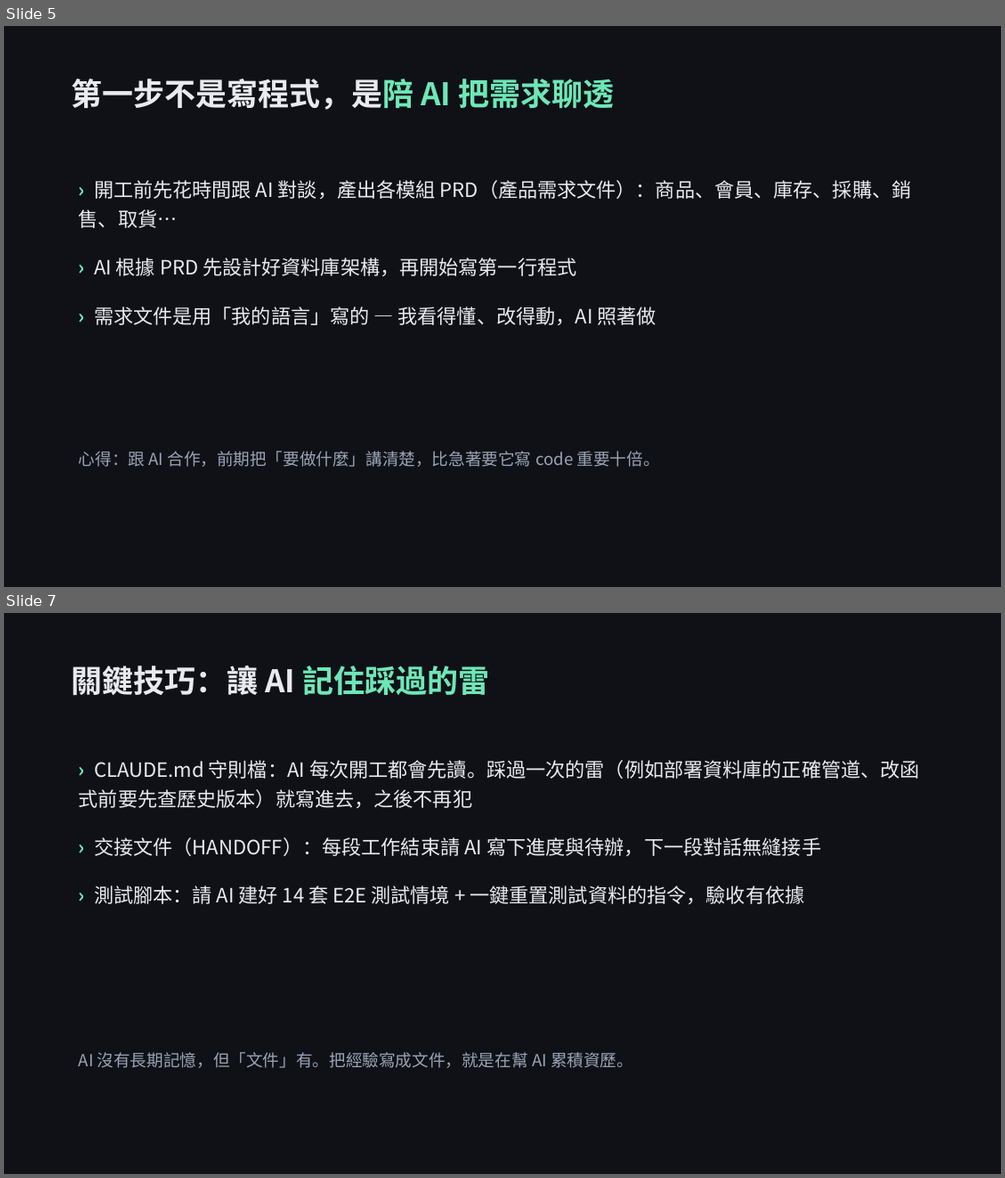
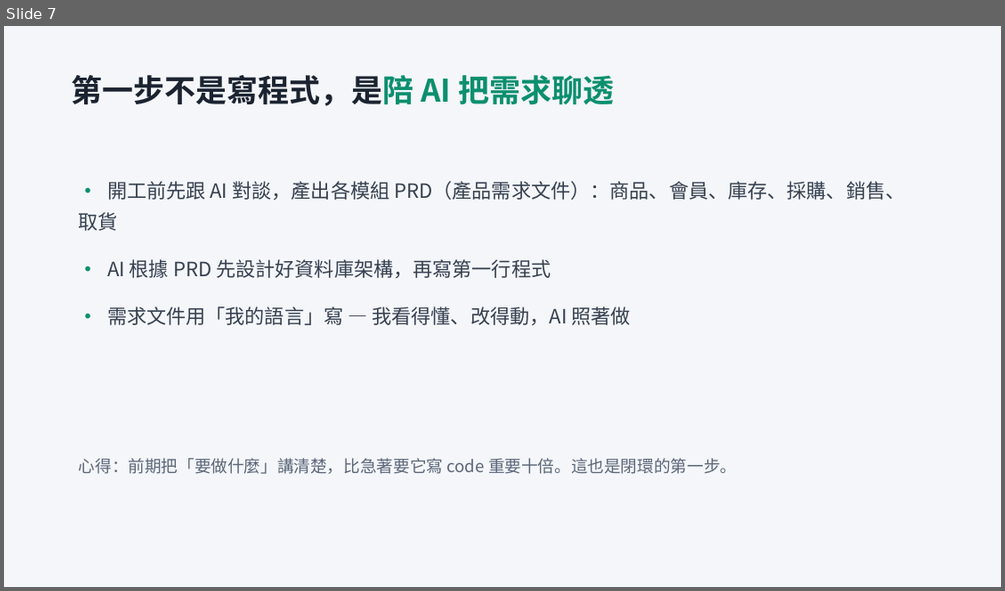
Before and after one commit to lt-foods/new_erp, a slide deck: docs/簡報-AI零程式碼開發ERP分享.pptx. Shown one above the other, each under a label of ours: slides 5 and 7 before the commit, slide 7 after it; the slides between them are not shown. The pictures are 1005x1178 and 1005x591 pixels, drawn with LibreOffice and Linux fonts; fonts in the diff are those of the drawing. Boxes give left, top, right and bottom in pixels: in the first picture for what was removed or moved away, otherwise in the second. Text is boxed around its words. In the diff, an @@ line names an element or a change of style, - is before the commit and + after.

```diff
--- a/docs/簡報-AI零程式碼開發ERP分享.pptx
+++ b/docs/簡報-AI零程式碼開發ERP分享.pptx
@@ slide 7 removed at (4, 613, 1001, 1174), background #0F1117 @@
@@ text removed at (71, 666, 489, 695) @@
-關鍵技巧：讓 AI 記住踩過的雷
@@ text removed at (79, 760, 920, 904) @@
-› CLAUDE.md 守則檔：AI 每次開工都會先讀。踩過一次的雷（例如部署資料庫的正確管道、改函式前要先查歷史版本）就寫進去，之後不再犯
-› 交接文件（HANDOFF）：每段工作結束請 AI 寫下進度與待辦，下一段對話無縫接手
-› 測試腳本：請 AI 建好 14 套 E2E 測試情境 + 一鍵重置測試資料的指令，驗收有依據
@@ text removed at (79, 1052, 633, 1068) @@
-AI 沒有長期記憶，但「文件」有。把經驗寫成文件，就是在幫 AI 累積資歷。
@@ what was slide 5 is now slide 7 @@
@@ slide 7 changed as well @@
@@ background #0F1117 to #F4F6F9 @@
@@ text "第一步不是寫程式，是陪 AI 把需求聊透" at (71, 75, 614, 106): text colour #E8EAF0 to #1B2330 in "第一步不是寫程式，是陪"; text colour #6EE7B7 to #0B8F6E in "第一步不是寫程式，是陪 AI 把需求聊透" @@
@@ text at (79, 181, 905, 325): text changed; text colour #E8EAF0 to #36404F @@
-› 開工前先花時間跟 AI 對談，產出各模組 PRD（產品需求文件）：商品、會員、庫存、採購、銷售、取貨…
-› AI 根據 PRD 先設計好資料庫架構，再開始寫第一行程式
-› 需求文件是用「我的語言」寫的 — 我看得懂、改得動，AI 照著做
+• 開工前先跟 AI 對談，產出各模組 PRD（產品需求文件）：商品、會員、庫存、採購、銷售、取貨
+• AI 根據 PRD 先設計好資料庫架構，再寫第一行程式
+• 需求文件用「我的語言」寫 — 我看得懂、改得動，AI 照著做
@@ text at (79, 458, 736, 474): text changed; text colour #9AA3B5 to #5B6678 @@
-心得：跟 AI 合作，前期把「要做什麼」講清楚，比急著要它寫 code 重要十倍。
+心得：前期把「要做什麼」講清楚，比急著要它寫 code 重要十倍。這也是閉環的第一步。
```
Also in this commit, not shown: 8 other slides changed, 3 slides added, 1 other file.
